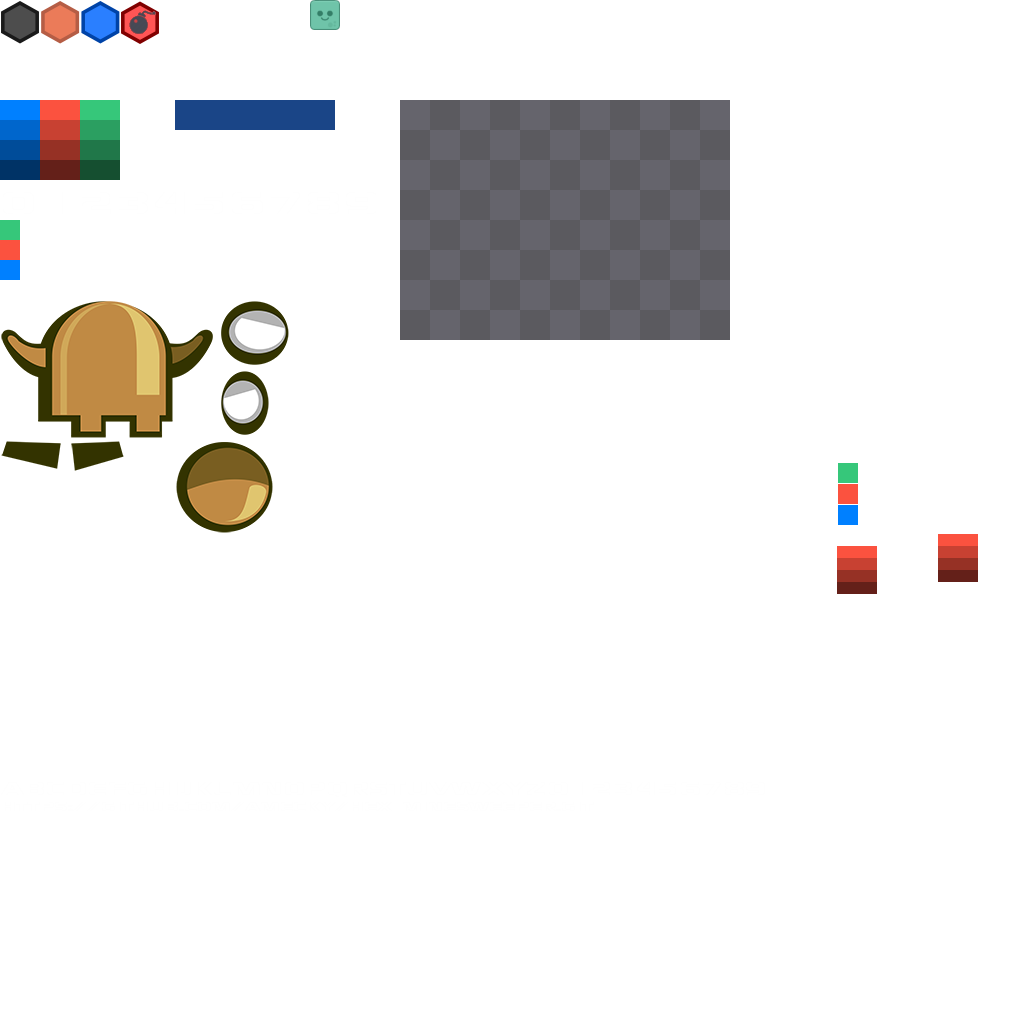
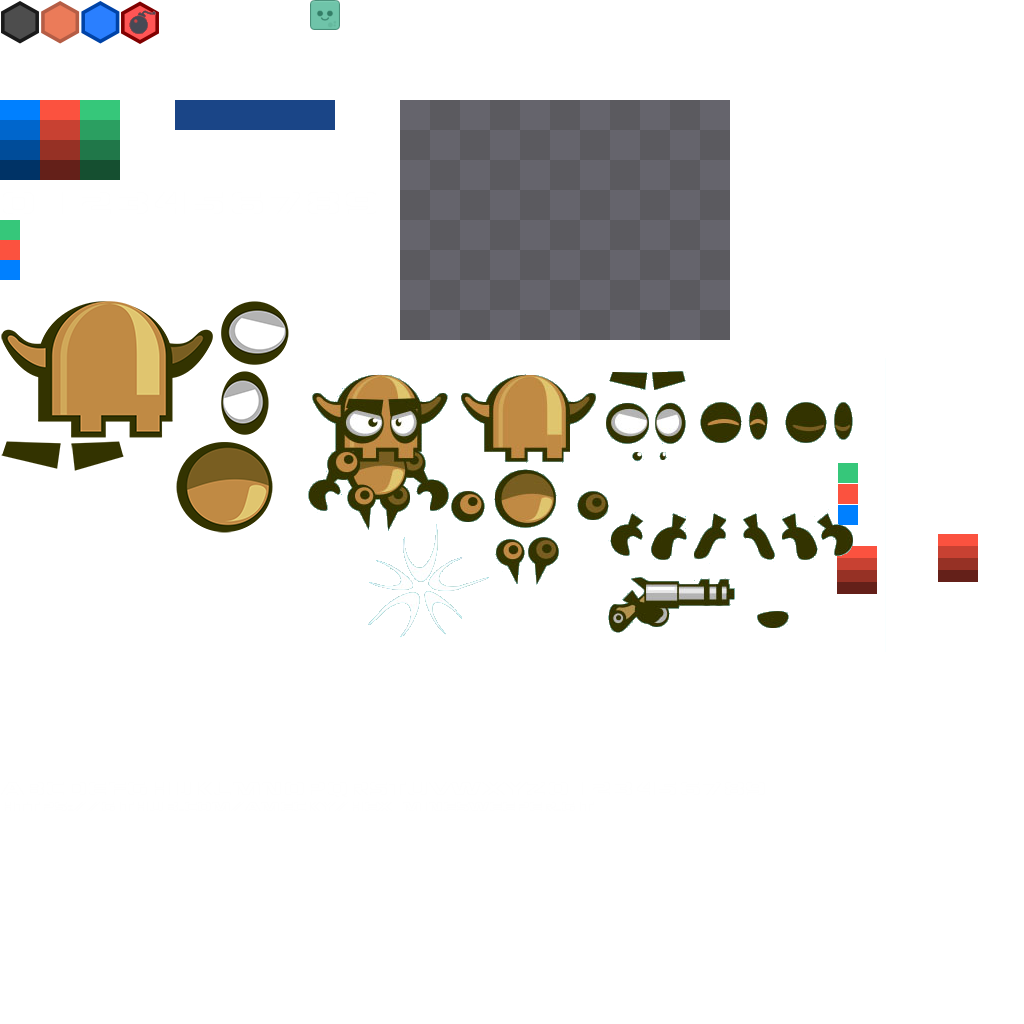
Comparing the layer stacks of the two 1024 × 1024 images. Changes:
added layer "Ebene" above "Ebene #19" over [308, 358, 886, 652]
